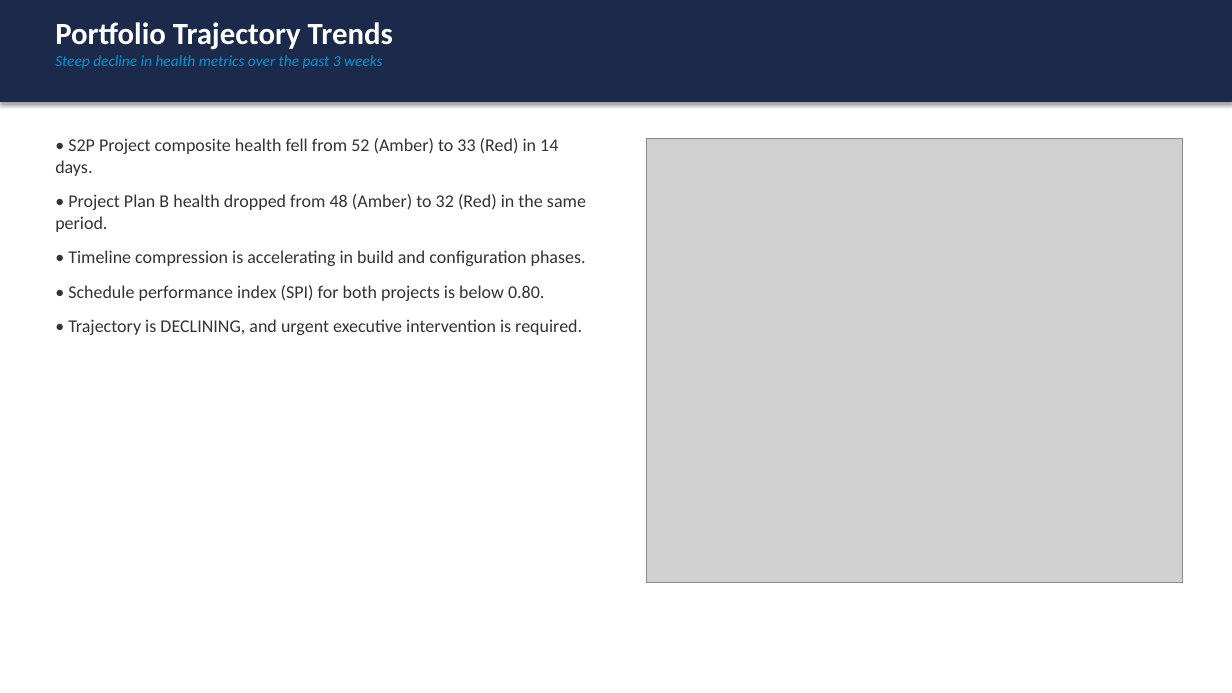
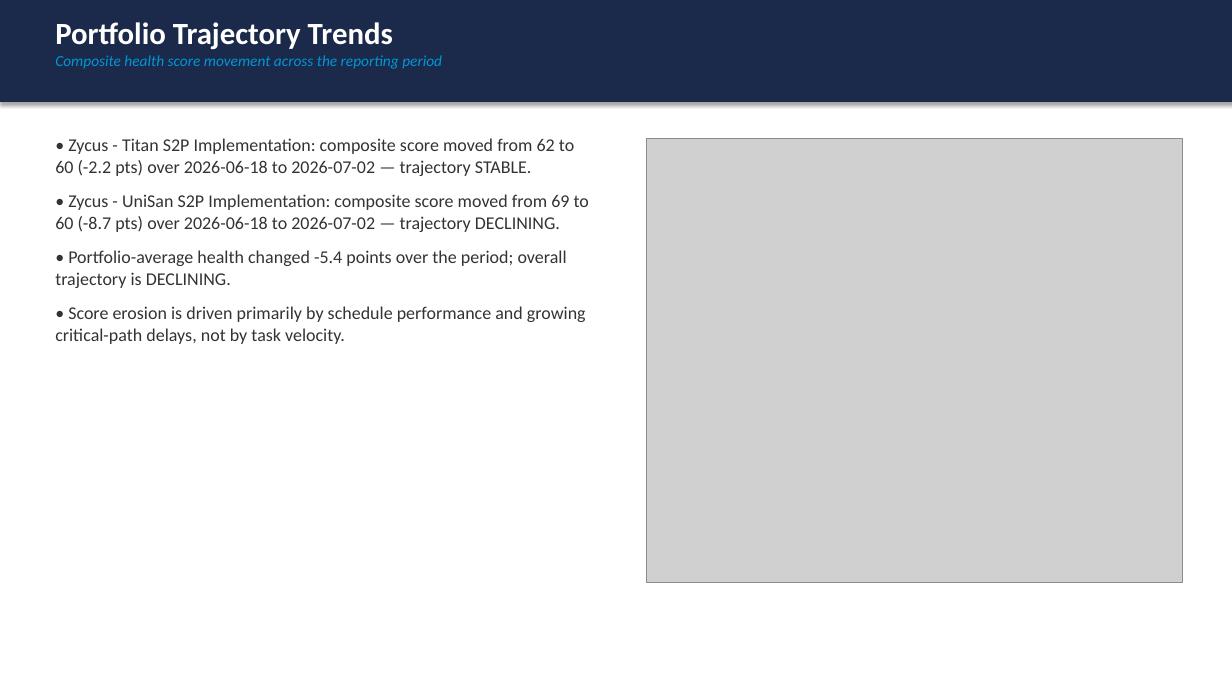
Before and after one commit to AshrafAhmed9/project-health-agent, a slide deck: slide 2 of outputs/monthly_presentation/executive_deck_july_2026.pptx. Drawn at 1232x693 pixels with LibreOffice and Linux fonts; fonts in the diff are those of the drawing; grey boxes stand for pictures. Boxes give left, top, right and bottom in pixels: in the first picture for what was removed or moved away, otherwise in the second. Text is boxed around its words. In the diff, an @@ line names an element or a change of style, - is before the commit and + after.

```diff
--- a/outputs/monthly_presentation/executive_deck_july_2026.pptx
+++ b/outputs/monthly_presentation/executive_deck_july_2026.pptx
@@ text at box(55, 55, 442, 69): text changed @@
-Steep decline in health metrics over the past 3 weeks
+Composite health score movement across the reporting period
@@ text at box(55, 138, 589, 344): text changed @@
-• S2P Project composite health fell from 52 (Amber) to 33 (Red) in 14 days.
-• Project Plan B health dropped from 48 (Amber) to 32 (Red) in the same period.
-• Timeline compression is accelerating in build and configuration phases.
-• Schedule performance index (SPI) for both projects is below 0.80.
-• Trajectory is DECLINING, and urgent executive intervention is required.
+• Zycus - Titan S2P Implementation: composite score moved from 62 to 60 (-2.2 pts) over 2026-06-18 to 2026-07-02 — trajectory STABLE.
+• Zycus - UniSan S2P Implementation: composite score moved from 69 to 60 (-8.7 pts) over 2026-06-18 to 2026-07-02 — trajectory DECLINING.
+• Portfolio-average health changed -5.4 points over the period; overall trajectory is DECLINING.
+• Score erosion is driven primarily by schedule performance and growing critical-path delays, not by task velocity.
```
Also in this commit, not shown: 6 other slides changed, 9 other files.
